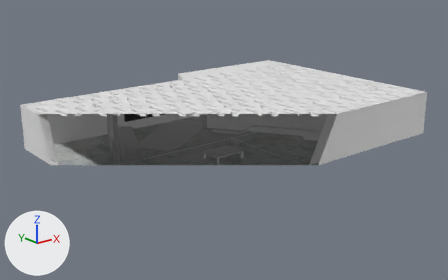
Renders of the Blender file ValidGame/Assets/Models/Rooms/Modern/Meshes/newOffice.blend from each side of a commit.
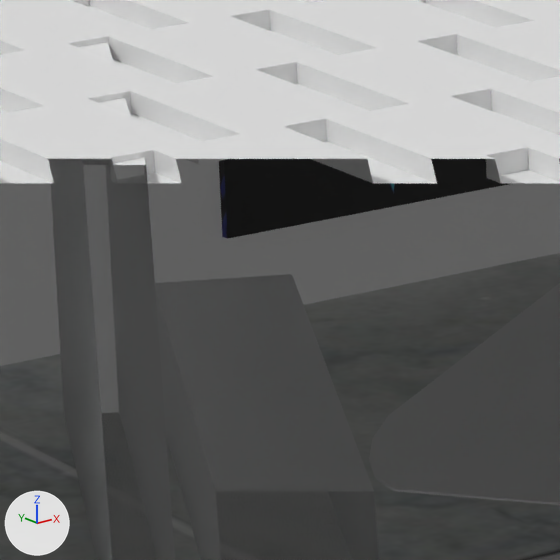
There are two pictures of each version: one whole from a 50 mm lens placed at (-10.95, -13.75, 5.4), pointed at (-0.09, -0.18, -0.02), one close up on the part from 23% to 36% of the width and 35% to 55% of the height. Arrows for +X, +Y and +Z are at lower left; the lights stay in place. Everything nearer to the camera than a plane just in front of the edit is cut away.

Objects in the first close-up: 'Carpet', 'Ceiling', 'Cube', 'DiagonalWallLeft', 'Floor', 'TableLeft', 'Walls'.
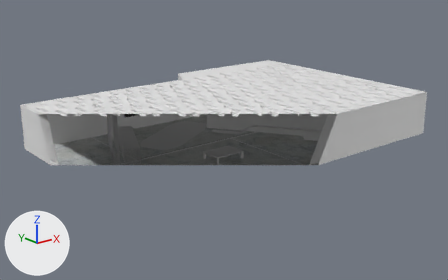
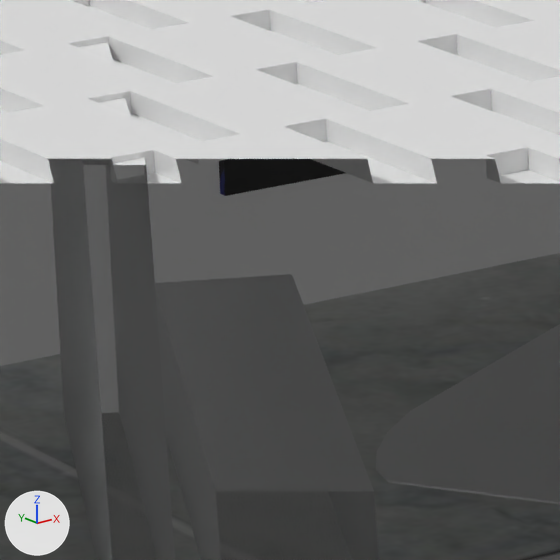
Where the newer file only moved an object's origin or applied its transform, the numbers keep the older frame.

Changed parts and their boxes [x1, y1, x2, y2] in the close-ups (560 x 560 px):
'Carpet', moved, turned, rescaled: before [369, 283, 560, 505]; after [376, 324, 560, 504]
'Cube', moved: before [219, 159, 560, 239]; after [219, 159, 345, 196]

What changed in the scene script:
```text
Change ob_cube:
    ob_cube.location: (-1.156, 2.427, 0.606) -> (-1.156, 2.427, 0.745)
Change ob_carpet:
    ob_carpet.location: (-0.945, 1.216, 0.003) -> (-0.935, 1.095, 0.003)
    ob_carpet.rotation_euler: (0.0, 0.0, 0.642) -> (0.0, 0.0, 0.524)  # degrees (0, 0, 37) -> degrees (0, 0, 30)
    ob_carpet.scale: (1.47, 1.05, 1.0) -> (1.38, 0.989, 0.945)
```
